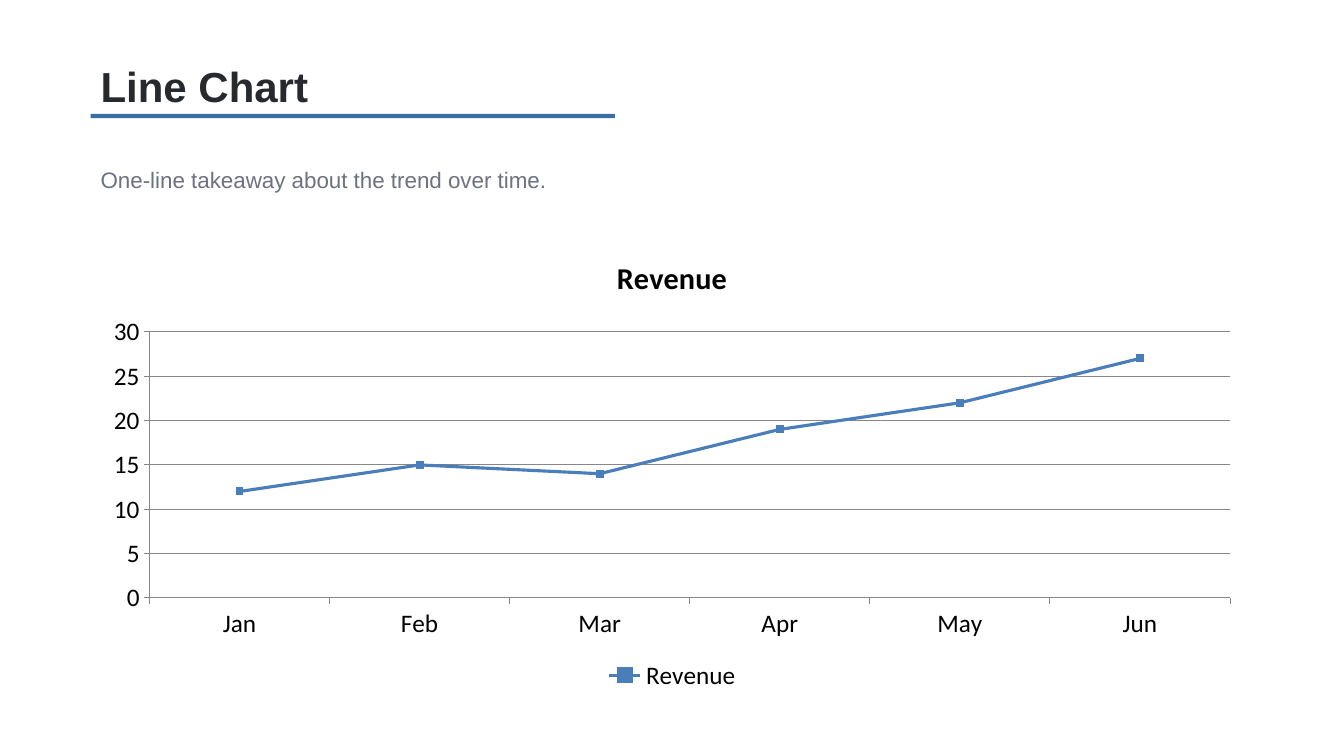
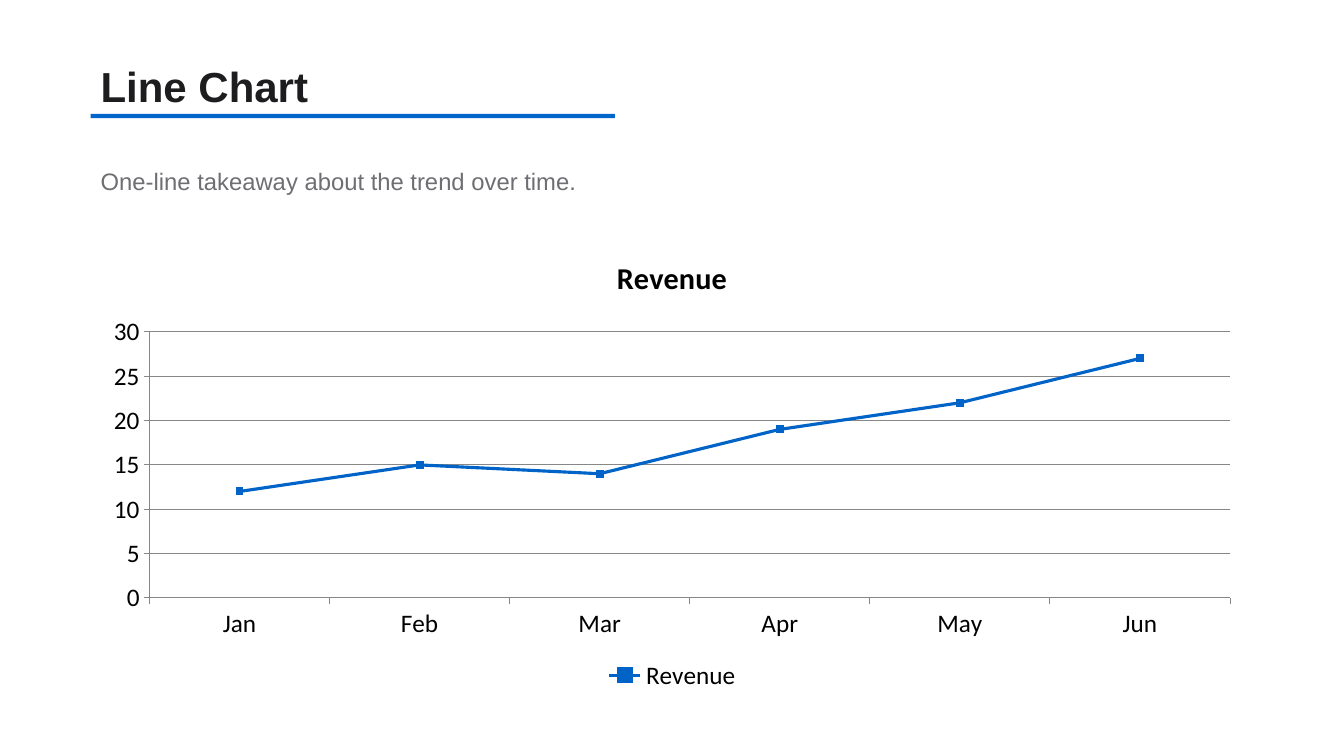
Before and after one commit to TakebumiSuzuki/CC-Dev-Container, a slide deck: slide 9 of template-source/basic_template.pptx. Drawn at 1344x756 pixels with LibreOffice and Linux fonts; fonts in the diff are those of the drawing. Boxes give left, top, right and bottom in pixels: in the first picture for what was removed or moved away, otherwise in the second. Text is boxed around its words. In the diff, an @@ line names an element or a change of style, - is before the commit and + after.

Commit message:
modify design of template pptx

```diff
--- a/template-source/basic_template.pptx
+++ b/template-source/basic_template.pptx
@@ text "Line Chart" at (101, 71, 308, 103): text colour #262A2E to #1D1D1F @@
@@ rectangle at (91, 114, 615, 118): fill #3B6EA5 to #0066CC @@
@@ text "One-line takeaway about the trend ..." at (101, 173, 576, 195): size 16 to 17 pt, text colour #6B7280 to #6E6E73 @@
@@ line chart at (91, 237, 1253, 696) @@
@@ colour of Revenue #4F81BD to #0066CC @@
```
Also in this commit, not shown: 19 other slides changed, 1 other file.
